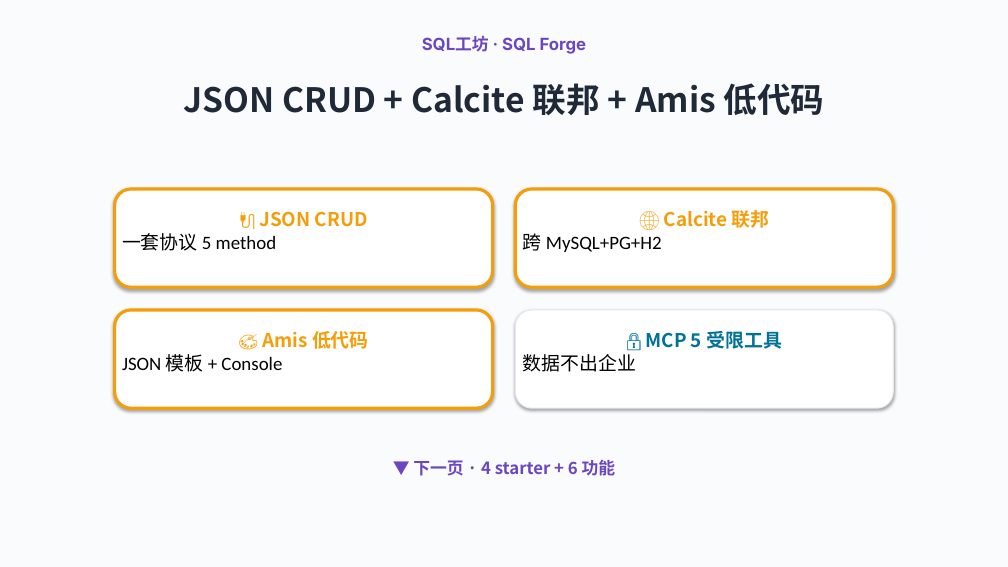
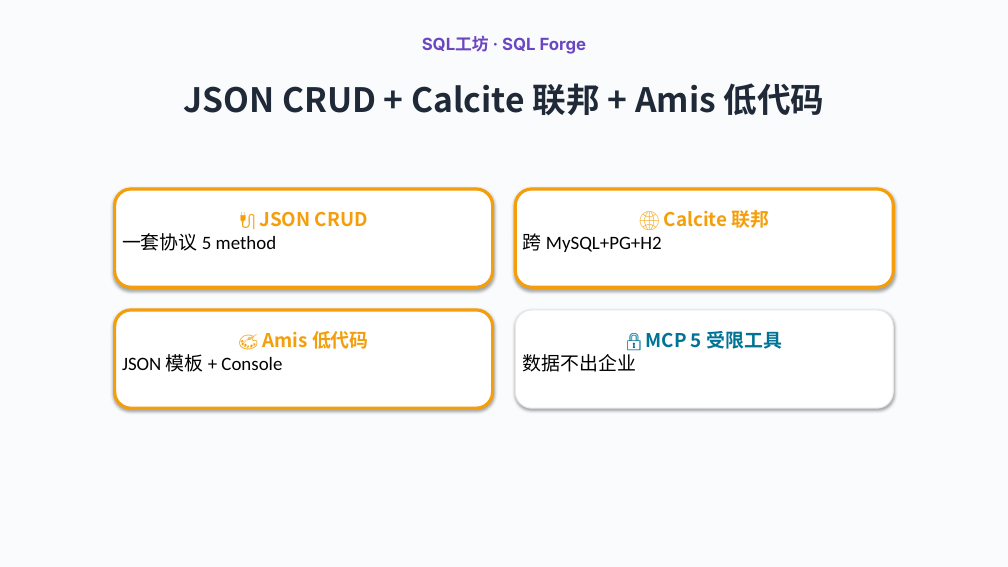
Before and after one commit to wb04307201/java-brain, a slide deck: slide 6 of docs/ppt/javabrain.pptx. Drawn at 1008x567 pixels with LibreOffice and Linux fonts; fonts in the diff are those of the drawing. Boxes give left, top, right and bottom in pixels: in the first picture for what was removed or moved away, otherwise in the second. Text is boxed around its words. In the diff, an @@ line names an element or a change of style, - is before the commit and + after.

Commit message:
refactor(ppt): P1 金钩改文案 + 删 P4-a/P5-a 页码提示 + P9 字号
P1 金钩 '3 组件 · 1 starter · 0 漂移' → '3 分钟接入 AI'
- 数字钩呼应 P2 时间轴结论(3 分)
- P1 不必强调 starter(MCP 算 sql-forge 范畴,3 组件
  叙事在 P3 已有);0 漂移概念太技术,放封面不直观
- 字号 18pt → 22pt 加强冲击

P4-a 删 '▼ 下一页 · 6 大功能模块' 提示
P5-a 删 '▼ 下一页 · 4 starter + 6 功能' 提示
- 讲者自己翻页,页码提示多余

P9 字号调整(信息密度高,注脚偏小):
- 卡片标题 14pt → 15pt
- 卡片描述 11pt → 13pt
- 底部金钩 14pt → 15pt

P5-b 第二行 3 卡(Amis/实体/零直连)和 P6/P7
S1-S5 步骤(用户提问/NL2SQL/...)实际 PPT 内容齐全,
预览图 PIL 字体不支持 emoji 才显示为方框.

verify_t1/t3/t7 全过,12 页 87 动画 14 pulse_loop
保持不变. verify_t1.py 同步更新金钩文案.

```diff
--- a/docs/ppt/javabrain.pptx
+++ b/docs/ppt/javabrain.pptx
@@ text removed at box(413, 460, 616, 476) @@
-▼ 下一页 · 4 starter + 6 功能
```
Also in this commit, not shown: 3 other slides changed, 2 other files.
